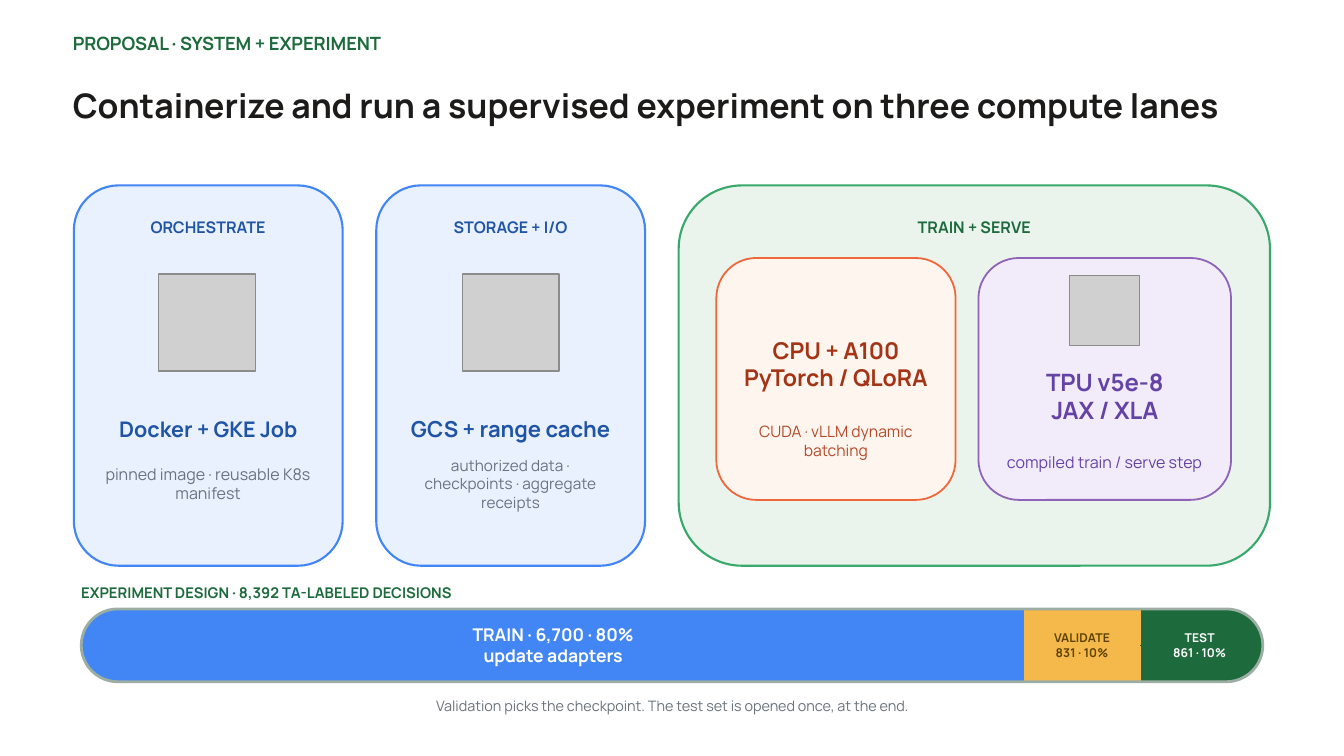
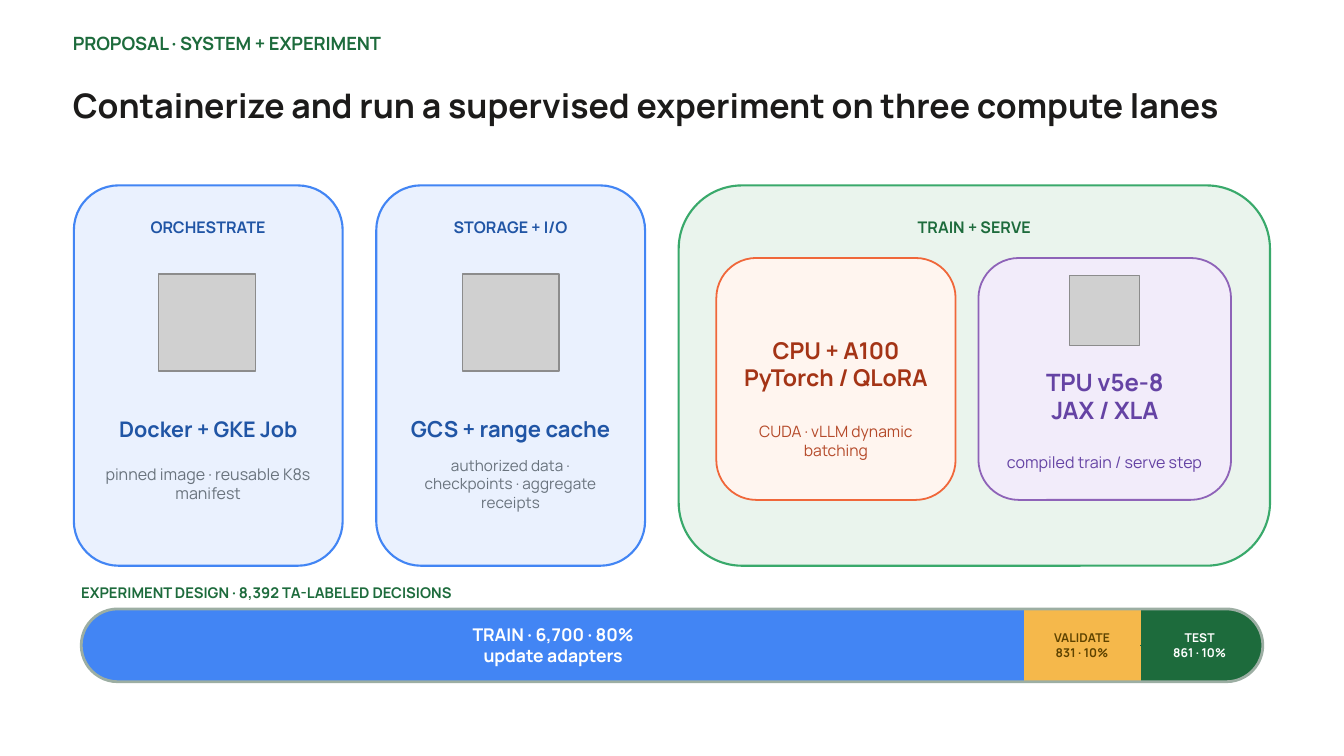
Before and after one commit to seanyepez/me344ricechem, a slide deck: slide 2 of slides/ME344_RiceChem_Option2_5_Slides.pptx. Drawn at 1344x756 pixels with LibreOffice and Linux fonts; fonts in the diff are those of the drawing; grey boxes stand for pictures. Boxes give left, top, right and bottom in pixels: in the first picture for what was removed or moved away, otherwise in the second. Text is boxed around its words. In the diff, an @@ line names an element or a change of style, - is before the commit and + after.

```diff
--- a/slides/ME344_RiceChem_Option2_5_Slides.pptx
+++ b/slides/ME344_RiceChem_Option2_5_Slides.pptx
@@ text removed at <box>436,700,909,715</box> @@
-Validation picks the checkpoint. The test set is opened once, at the end.
```
Also in this commit, not shown: 1 other slide changed, 1 other file.
